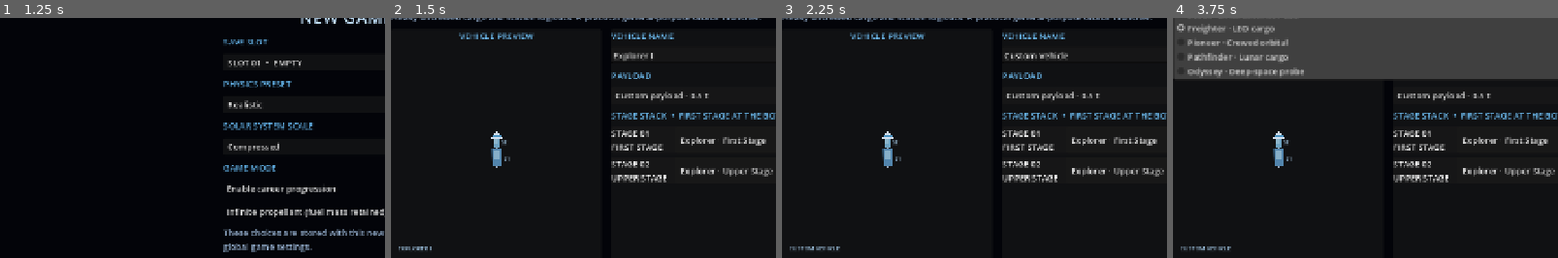
Above: before the commit, frames 1-4 (left to right).
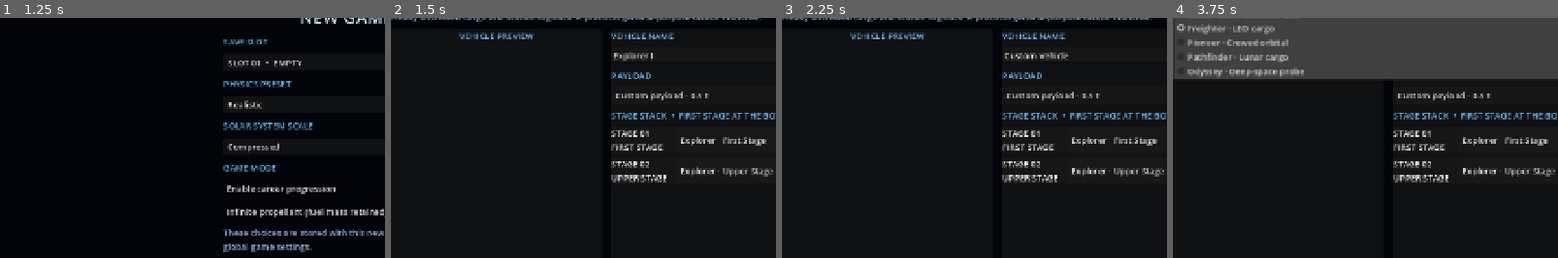
Above: after the commit, the same moments.

Repository: Blagos1195/Gravity-simulator
Game: Godot game, scene res://scenes/main.tscn
The game is run twice, just before and just after one commit, with the same random seed, the same clock (stepped at 60 frames per second) and the same inputs.
Inputs:
- Up to frame 1 (1.25 s): click "NEW GAME" at 0.5 s
- Up to frame 2 (1.5 s): click "CONTINUE TO ROCKET BUILDER" at 1.25 s
- Up to frame 3 (2.25 s): click "NEW CUSTOM" at 2 s
- Up to frame 4 (3.75 s): click "NEW CUSTOM" at 2.75 s; click "Freighter · LEO cargo" at 3.5 s
The pictures show only the part of the screen within x 1-51%, y 20-70%; the shares and areas given below are measured in that part.

Frame 1 is identical in both runs. In frame 2, 0.5% of the frame differs, in the area x 2-31%, y 47-97%; in frame 3, 0.5%; in frame 4, 0.5%.
Error after the commit: Parse Error: Too few arguments for "_polygon()" call. Expected at least 6 but received 4. (res://scripts/rocket_visual.gd:211)

Commit message:
Render modular rocket components in side view

Diff:
--- a/Gravity/scripts/rocket_visual.gd
+++ b/Gravity/scripts/rocket_visual.gd
@@ -81,6 +81,13 @@
 		var visual_color: Variant = stage.get("visual_color_rgb", [])
 		if visual_color is Array and visual_color.size() == 3:
 			body_color = Color(float(visual_color[0]), float(visual_color[1]), float(visual_color[2]))
+		var components: Array = stage.get("components", [])
+		if not components.is_empty():
+			if show_stage_labels:
+				canvas.draw_string(ThemeDB.fallback_font, _point(origin, Vector2(half + 4.0, y + height * 0.65), rotation, scale), "S%d" % (active_stage_index + i + 1), HORIZONTAL_ALIGNMENT_LEFT, -1, 9, Color(0.65, 0.8, 0.92))
+			_draw_component_stack(canvas, origin, rotation, scale, components, stage.get("boosters", []), y, height, width, i == 0 and engine_enabled, throttle)
+			y += height + 4.0
+			continue
 		_polygon(canvas, origin, [Vector2(-half, y), Vector2(half, y), Vector2(half * 0.92, y + height), Vector2(-half * 0.92, y + height)], rotation, scale, body_color)
 		_polygon(canvas, origin, [Vector2(-half * 0.62, y + 2.0), Vector2(half * 0.62, y + 2.0), Vector2(half * 0.62, y + height * 0.62), Vector2(-half * 0.62, y + height * 0.62)], rotation, scale, Color(0.58, 0.73, 0.81, 0.8))
 		_line(canvas, origin, Vector2(-half, y + height * 0.78), Vector2(half, y + height * 0.78), rotation, scale, Color(0.9, 0.68, 0.3), 1.5)
@@ -161,3 +168,74 @@
 	_line(canvas, origin, Vector2(-3.0, 16.0), Vector2(-13.0, 25.0), rotation, size, Color(0.38, 0.42, 0.48), 1.4)
 	_line(canvas, origin, Vector2(4.0, -12.0), Vector2(13.0, -18.0), rotation, size, Color(0.38, 0.42, 0.48), 1.4)
 	canvas.draw_circle(_point(origin, Vector2(0.0, -8.0), rotation, size), maxf(1.0, 2.0 * size), Color(1.0, 0.42, 0.12, 0.9))
+
+static func _component_order(kind: String) -> int:
+	match kind:
+		"structure":
+			return 0
+		"tank":
+			return 1
+		"decoupler":
+			return 2
+		"engine":
+			return 3
+		_:
+			return 4
+
+static func _draw_component_stack(canvas: CanvasItem, origin: Vector2, rotation: float, scale: float, components: Array, boosters: Array, y: float, stage_height: float, stage_width: float, engine_enabled: bool, throttle: float) -> void:
+	var ordered: Array = components.duplicate(true)
+	ordered.sort_custom(func(a: Dictionary, b: Dictionary) -> bool:
+		return _component_order(str(a.get("kind", ""))) < _component_order(str(b.get("kind", "")))
+	)
+	var total_length := 0.0
+	var widest_radius := 0.1
+	for component in ordered:
+		total_length += maxf(0.1, float(component.get("length_m", 1.0)))
+		widest_radius = maxf(widest_radius, float(component.get("collision_radius_m", 1.0)))
+	var current_y := y
+	for component in ordered:
+		var segment_height := stage_height * maxf(0.1, float(component.get("length_m", 1.0))) / maxf(0.1, total_length)
+		var radius := maxf(0.1, float(component.get("collision_radius_m", widest_radius)))
+		var half_width := stage_width * 0.5 * clampf(radius / widest_radius, 0.48, 1.0)
+		var kind := str(component.get("kind", "structure"))
+		var component_color := Color(0.43, 0.63, 0.75)
+		var color_data: Variant = component.get("color_rgb", [])
+		if color_data is Array and color_data.size() == 3:
+			component_color = Color(float(color_data[0]), float(color_data[1]), float(color_data[2]))
+		match kind:
+			"tank":
+				_polygon(canvas, origin, [Vector2(-half_width * 0.9, current_y), Vector2(half_width * 0.9, current_y), Vector2(half_width, current_y + segment_height), Vector2(-half_width, current_y + segment_height)], rotation, scale, component_color)
+				_line(canvas, origin, Vector2(-half_width * 0.86, current_y + segment_height * 0.28), Vector2(half_width * 0.86, current_y + segment_height * 0.28), rotation, scale, Color(0.8, 0.86, 0.91), 0.8)
+				_line(canvas, origin, Vector2(-half_width * 0.9, current_y + segment_height * 0.78), Vector2(half_width * 0.9, current_y + segment_height * 0.78), rotation, scale, Color(0.2, 0.34, 0.46), 0.8)
+			"engine":
+				_polygon(canvas, origin, [Vector2(-half_width * 0.62, current_y), Vector2(half_width * 0.62, current_y), Vector2(half_width, current_y + segment_height), Vector2(-half_width, current_y + segment_height)], component_color)
+				_polygon(canvas, origin, [Vector2(-half_width * 0.72, current_y + segment_height * 0.72), Vector2(half_width * 0.72, current_y + segment_height * 0.72), Vector2(half_width * 0.88, current_y + segment_height), Vector2(-half_width * 0.88, current_y + segment_height)], rotation, scale, Color(0.34, 0.39, 0.46))
+				if engine_enabled and throttle > 0.0:
+					var flame_length := 7.0 + 8.0 * clampf(throttle, 0.0, 1.0)
+					_polygon(canvas, origin, [Vector2(-half_width * 0.32, current_y + segment_height), Vector2(0.0, current_y + segment_height + flame_length), Vector2(half_width * 0.32, current_y + segment_height)], rotation, scale, Color(1.0, 0.48, 0.12, 0.92))
+			"decoupler":
+				_polygon(canvas, origin, [Vector2(-half_width, current_y), Vector2(half_width, current_y), Vector2(half_width, current_y + segment_height), Vector2(-half_width, current_y + segment_height)], rotation, scale, component_color)
+				_line(canvas, origin, Vector2(-half_width, current_y + segment_height * 0.5), Vector2(half_width, current_y + segment_height * 0.5), rotation, scale, Color(0.9, 0.76, 0.42), 1.0)
+			_:
+				_polygon(canvas, origin, [Vector2(0.0, current_y), Vector2(half_width, current_y + segment_height * 0.5), Vector2(half_width * 0.72, current_y + segment_height), Vector2(-half_width * 0.72, current_y + segment_height), Vector2(-half_width, current_y + segment_height * 0.5)], rotation, scale, component_color)
+		current_y += segment_height
+	for booster_index in range(boosters.size()):
+		var booster_entry: Dictionary = boosters[booster_index]
+		var booster := RocketDesign.booster_definition_for_entry(booster_entry)
+		if booster.is_empty():
+			continue
+		var booster_width := clampf(stage_width * float(booster.get("visual_width_factor", 0.5)), 4.0, 20.0)
+		var booster_height := clampf(stage_height * float(booster.get("visual_length_factor", 0.9)), 8.0, 64.0)
+		var booster_half := booster_width * 0.5
+		var booster_offset := stage_width * 0.5 + booster_width * 0.7 + 2.0 + float(booster_index) * (booster_width + 2.0)
+		var booster_y := y + (stage_height - booster_height) * 0.5
+		var booster_color := Color(0.72, 0.74, 0.78)
+		var booster_color_data: Variant = booster.get("visual_color_rgb", [])
+		if booster_color_data is Array and booster_color_data.size() == 3:
+			booster_color = Color(float(booster_color_data[0]), float(booster_color_data[1]), float(booster_color_data[2]))
+		for side in [-1.0, 1.0]:
+			var booster_x: float = float(side) * booster_offset
+			_polygon(canvas, origin, [Vector2(booster_x - booster_half, booster_y), Vector2(booster_x + booster_half, booster_y), Vector2(booster_x + booster_half * 0.88, booster_y + booster_height), Vector2(booster_x - booster_half * 0.88, booster_y + booster_height)], rotation, scale, booster_color)
+			if engine_enabled and throttle > 0.0:
+				var flame_length := 7.0 + 8.0 * clampf(throttle, 0.0, 1.0)
+				_polygon(canvas, origin, [Vector2(booster_x - booster_half * 0.38, booster_y + booster_height), Vector2(booster_x, booster_y + booster_height + flame_length), Vector2(booster_x + booster_half * 0.38, booster_y + booster_height)], rotation, scale, Color(1.0, 0.48, 0.12, 0.92))
